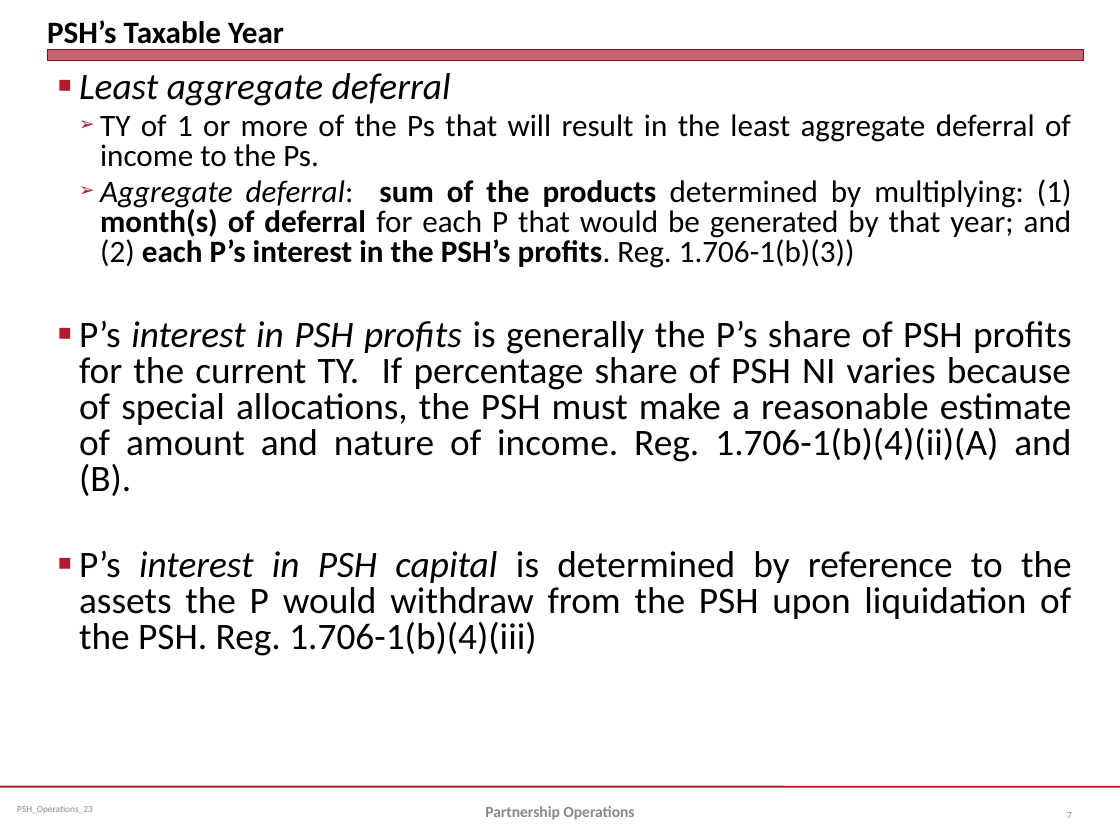
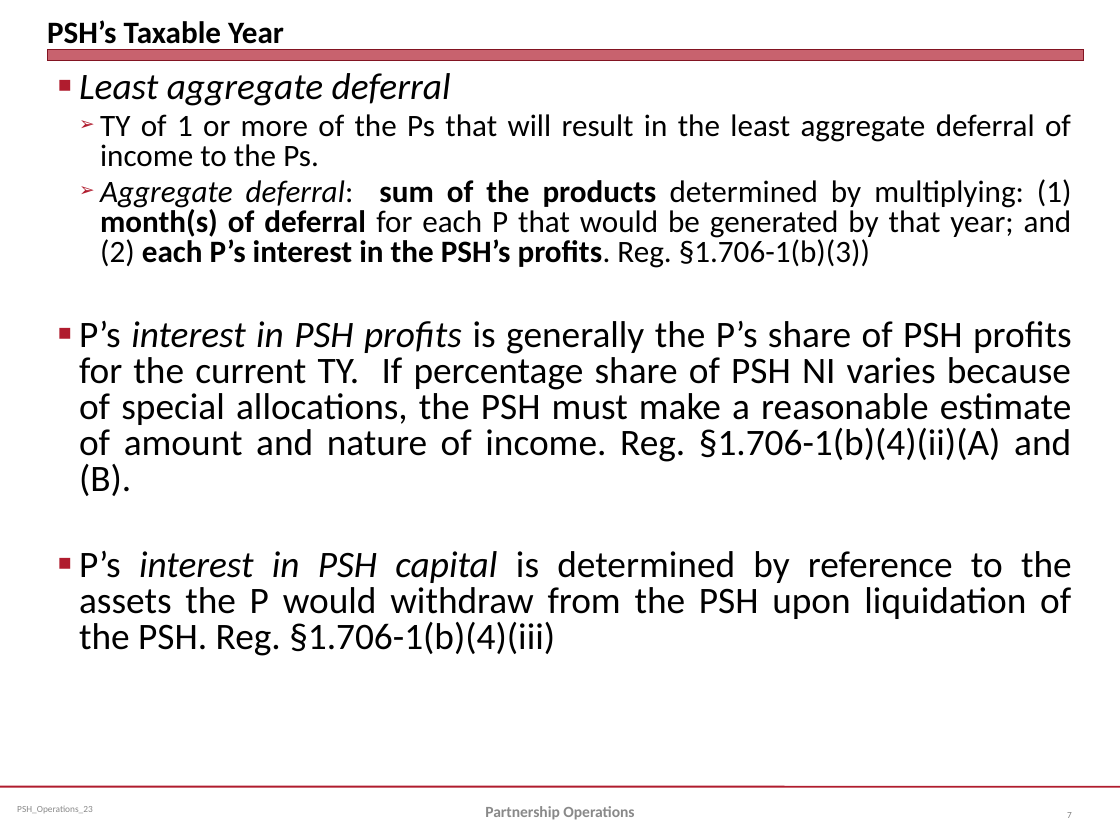
Before and after one commit to jmc877/Partnership-Tax, a slide deck: slide 7 of slides/PSH_Operations_23.pptx. Drawn at 1120x840 pixels with LibreOffice and Linux fonts; fonts in the diff are those of the drawing. Boxes give left, top, right and bottom in pixels: in the first picture for what was removed or moved away, otherwise in the second. Text is boxed around its words. In the diff, an @@ line names an element or a change of style, - is before the commit and + after.

```diff
--- a/slides/PSH_Operations_23.pptx
+++ b/slides/PSH_Operations_23.pptx
@@ text at [79,179,1072,656]: text changed @@
-  ➢ Aggregate deferral: sum of the products determined by multiplying: (1) month(s) of deferral for each P that would be generated by that year; and (2) each P’s interest in the PSH’s profits. Reg. 1.706-1(b)(3))
-■ P’s interest in PSH profits is generally the P’s share of PSH profits for the current TY. If percentage share of PSH NI varies because of special allocations, the PSH must make a reasonable estimate of amount and nature of income. Reg. 1.706-1(b)(4)(ii)(A) and (B).
-■ P’s interest in PSH capital is determined by reference to the assets the P would withdraw from the PSH upon liquidation of the PSH. Reg. 1.706-1(b)(4)(iii)
+  ➢ Aggregate deferral: sum of the products determined by multiplying: (1) month(s) of deferral for each P that would be generated by that year; and (2) each P’s interest in the PSH’s profits. Reg. §1.706-1(b)(3))
+■ P’s interest in PSH profits is generally the P’s share of PSH profits for the current TY. If percentage share of PSH NI varies because of special allocations, the PSH must make a reasonable estimate of amount and nature of income. Reg. §1.706-1(b)(4)(ii)(A) and (B).
+■ P’s interest in PSH capital is determined by reference to the assets the P would withdraw from the PSH upon liquidation of the PSH. Reg. §1.706-1(b)(4)(iii)
```
Also in this commit, not shown: 7 other slides changed, 5 other files.
